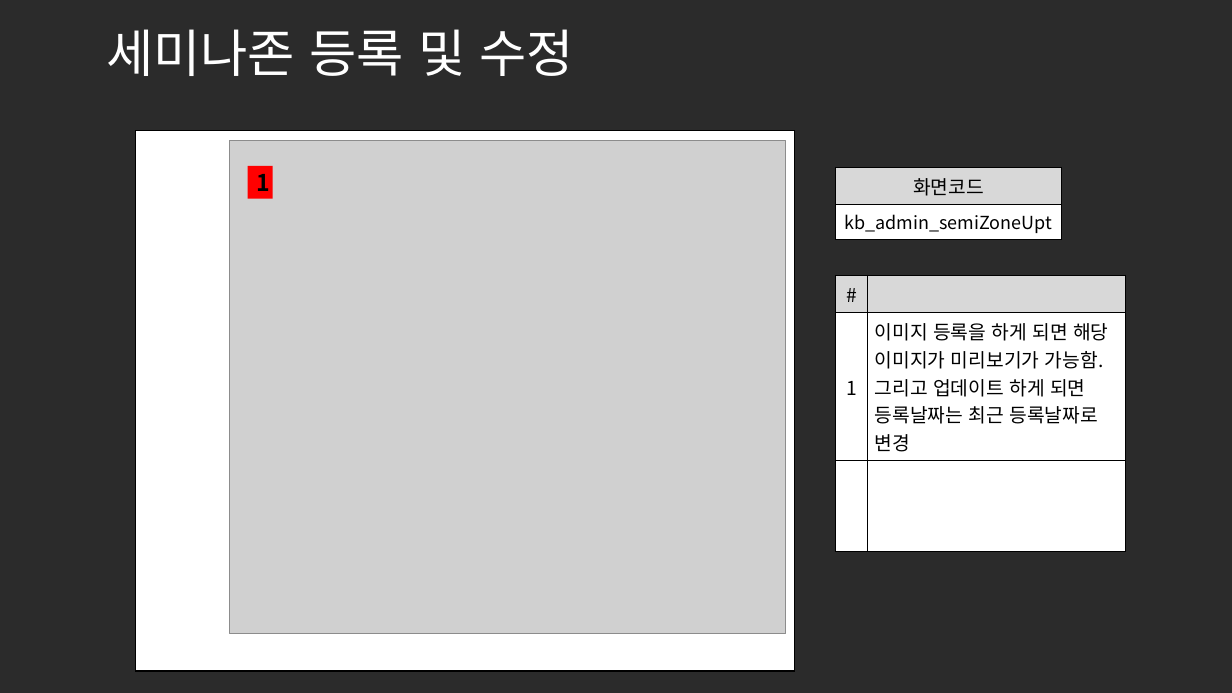
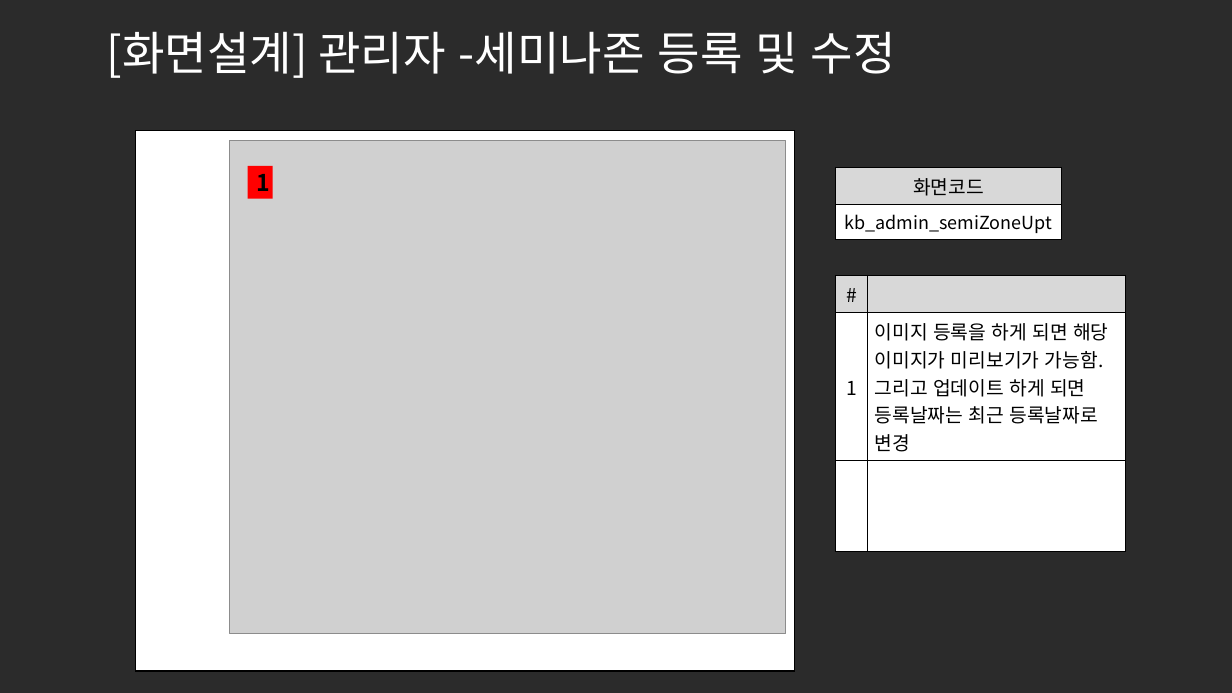
Before and after one commit to ezenteam2/e-Zone, a slide deck: slide 18 of 0 발표용 파워포인트/project05 - 파워포인트 종합 - 기범.pptx. Drawn at 1232x693 pixels with LibreOffice and Linux fonts; fonts in the diff are those of the drawing; grey boxes stand for pictures; background and template pictures are left out; a plain dark background stands for a picture behind light text. Boxes give left, top, right and bottom in pixels: in the first picture for what was removed or moved away, otherwise in the second. Text is boxed around its words. In the diff, an @@ line names an element or a change of style, - is before the commit and + after.

```diff
--- a/0 발표용 파워포인트/project05 - 파워포인트 종합 - 기범.pptx
+++ b/0 발표용 파워포인트/project05 - 파워포인트 종합 - 기범.pptx
@@ title at box(106, 31, 896, 78): text changed; size 40 to 36 pt @@
-세미나존 등록 및 수정
+[화면설계] 관리자 -세미나존 등록 및 수정
```
Also in this commit, not shown: 16 other slides changed.
